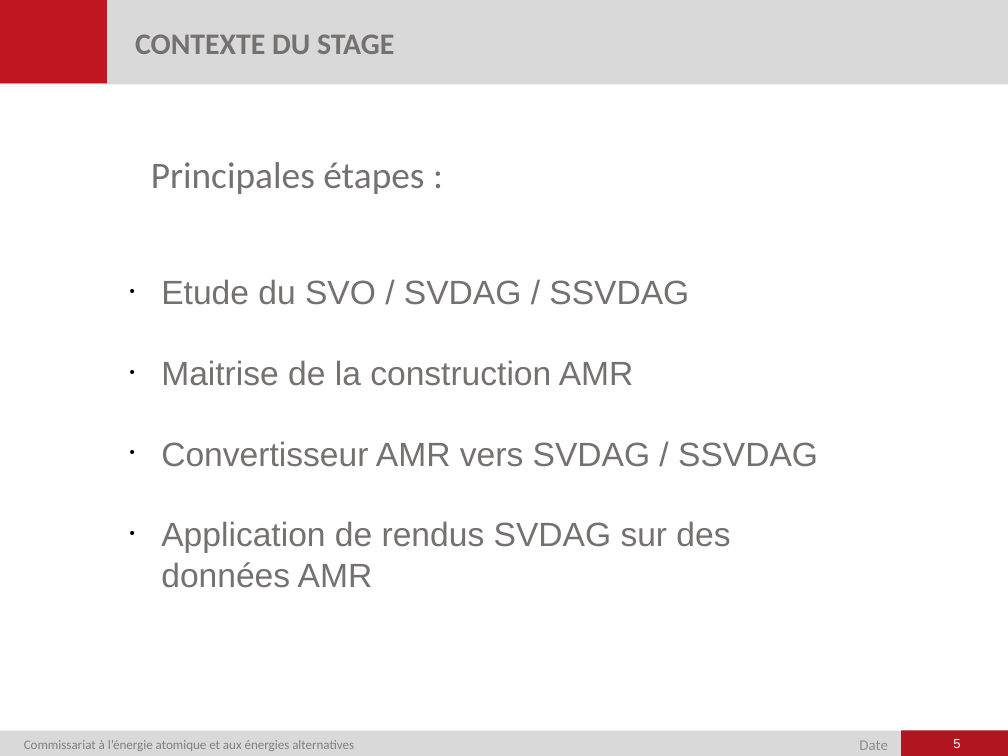
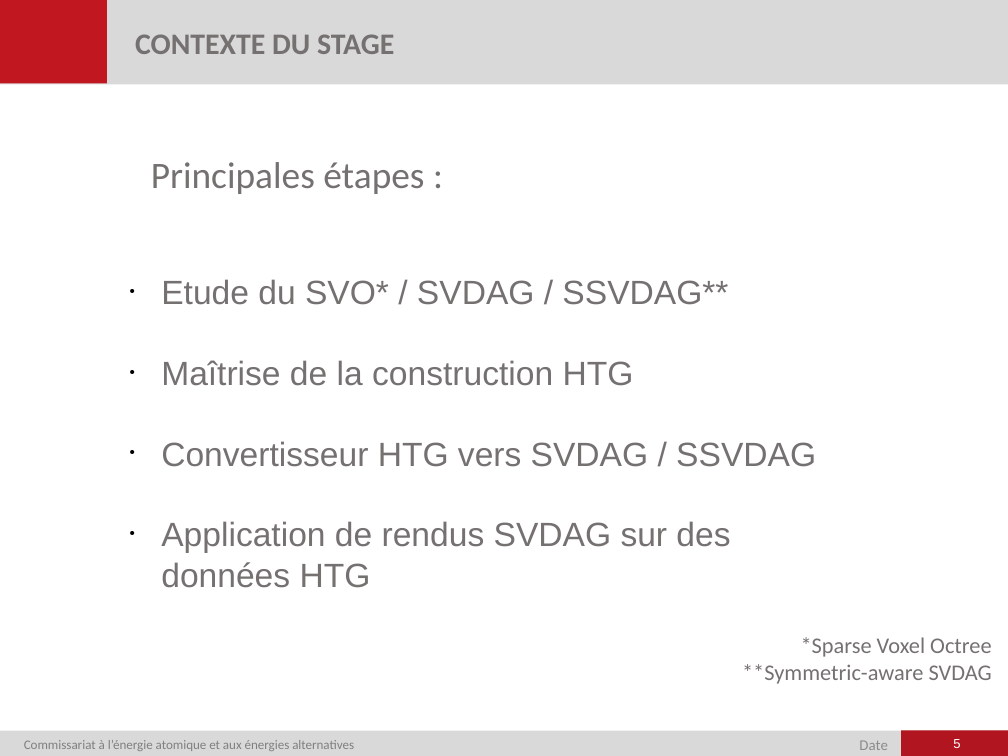
Before and after one commit to RocheAntoine/RapportStageM1, a slide deck: slide 5 of Présentation.pptx. Drawn at 1008x756 pixels with LibreOffice and Linux fonts; fonts in the diff are those of the drawing; background and template pictures are left out. Boxes give left, top, right and bottom in pixels: in the first picture for what was removed or moved away, otherwise in the second. Text is boxed around its words. In the diff, an @@ line names an element or a change of style, - is before the commit and + after.

```diff
--- a/Présentation.pptx
+++ b/Présentation.pptx
@@ text at [161, 279, 816, 588]: text changed @@
-• Etude du SVO / SVDAG / SSVDAG
-• Maitrise de la construction AMR
-• Convertisseur AMR vers SVDAG / SSVDAG
-• Application de rendus SVDAG sur des données AMR
+• Etude du SVO* / SVDAG / SSVDAG**
+• Maîtrise de la construction HTG
+• Convertisseur HTG vers SVDAG / SSVDAG
+• Application de rendus SVDAG sur des données HTG
@@ text added at [742, 637, 992, 684], 12 pt, text #767171 @@
+*Sparse Voxel Octree
+**Symmetric-aware SVDAG
```
Also in this commit, not shown: 6 other slides changed, 7 slides added, 2 slides removed.
